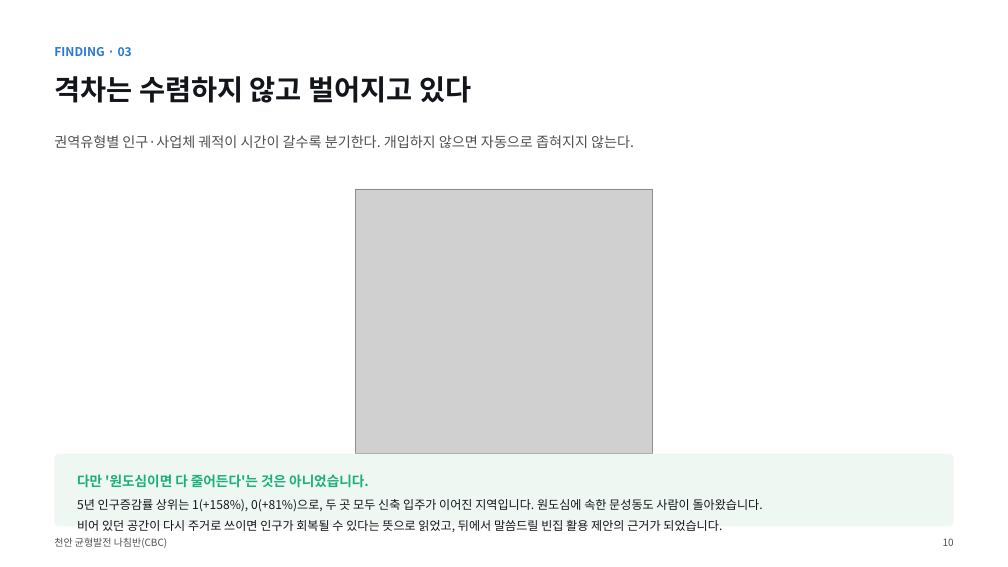
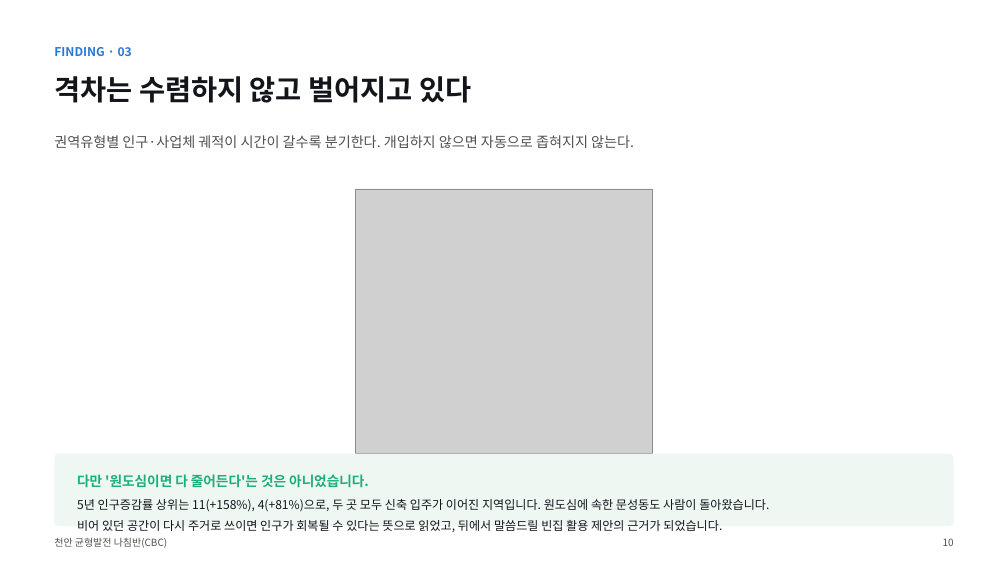
Before and after one commit to BioCode67/2026-AI-, a slide deck: slide 11 of deliverables/기획서_천안균형발전나침반_CBC.pptx. Drawn at 1008x567 pixels with LibreOffice and Linux fonts; fonts in the diff are those of the drawing; grey boxes stand for pictures. Boxes give left, top, right and bottom in pixels: in the first picture for what was removed or moved away, otherwise in the second. Text is boxed around its words. In the diff, an @@ line names an element or a change of style, - is before the commit and + after.

```diff
--- a/deliverables/기획서_천안균형발전나침반_CBC.pptx
+++ b/deliverables/기획서_천안균형발전나침반_CBC.pptx
@@ text at <box>77,499,769,512</box>: text changed @@
-5년 인구증감률 상위는 1(+158%), 0(+81%)으로, 두 곳 모두 신축 입주가 이어진 지역입니다. 원도심에 속한 문성동도 사람이 돌아왔습니다.
+5년 인구증감률 상위는 11(+158%), 4(+81%)으로, 두 곳 모두 신축 입주가 이어진 지역입니다. 원도심에 속한 문성동도 사람이 돌아왔습니다.
```
Also in this commit, not shown: 16 other slides changed, 2 slides added, 1 slide removed, 22 other files.
